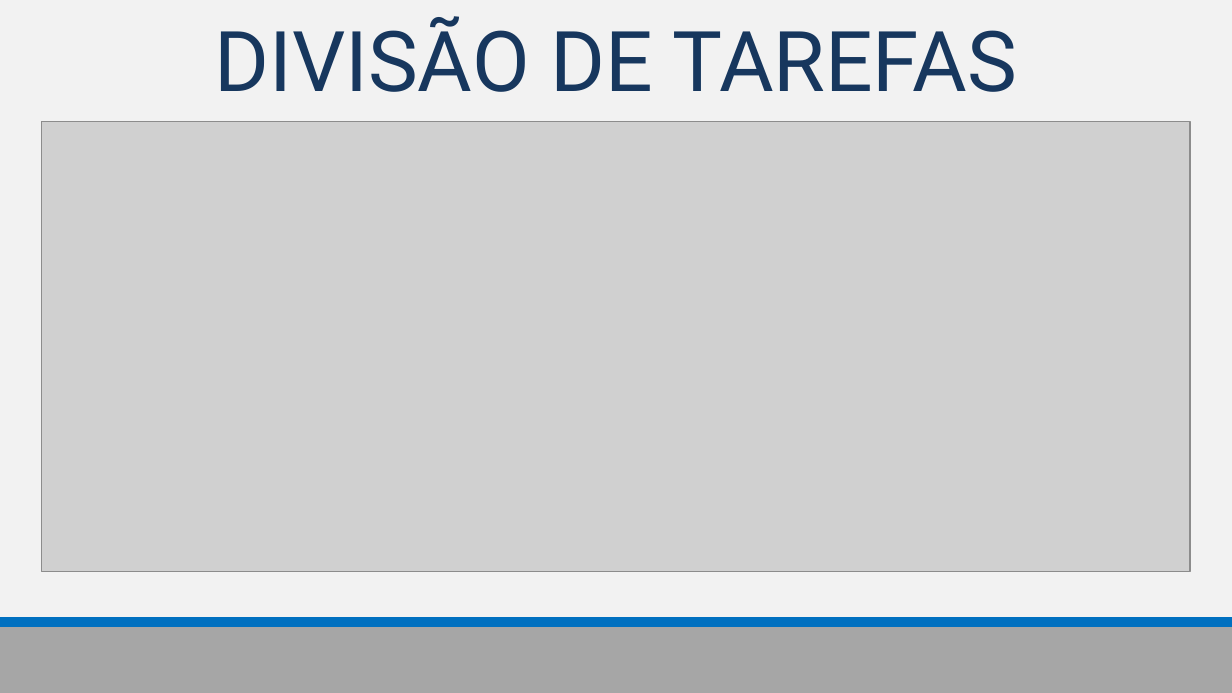
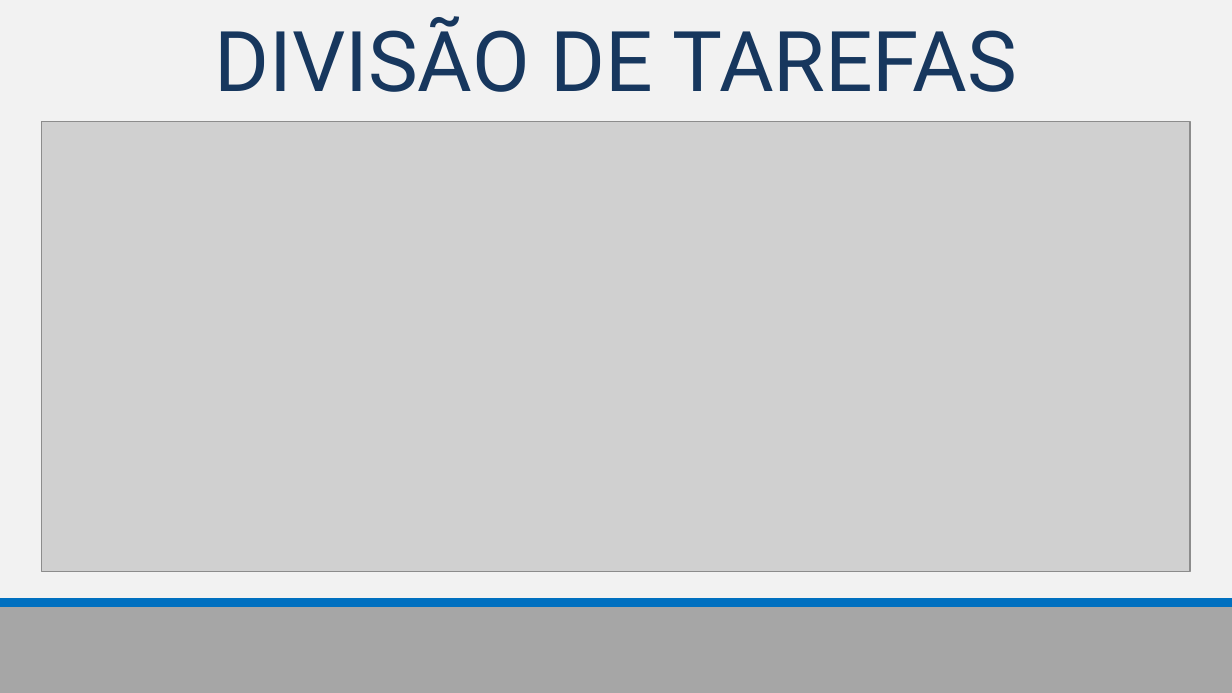
Before and after one commit to TR0NZ0D/Brazil-Career-Hub, a slide deck: slide 8 of Files/TCC - Final/Apresentacao_Final.pptx (slide 11 before the commit). Drawn at 1232x693 pixels with LibreOffice and Linux fonts; fonts in the diff are those of the drawing; grey boxes stand for pictures. Boxes give left, top, right and bottom in pixels: in the first picture for what was removed or moved away, otherwise in the second. Text is boxed around its words. In the diff, an @@ line names an element or a change of style, - is before the commit and + after.

```diff
--- a/Files/TCC - Final/Apresentacao_Final.pptx
+++ b/Files/TCC - Final/Apresentacao_Final.pptx
@@ rectangle: place and size @@
-rectangle at box(0, 623, 1232, 693)
+rectangle at box(0, 603, 1232, 693)
@@ line moved from (1232, 623) - (0, 623) to (1232, 603) - (0, 603) @@
```
Also in this commit, not shown: 9 other slides changed, 4 slides added, 1 other file.
